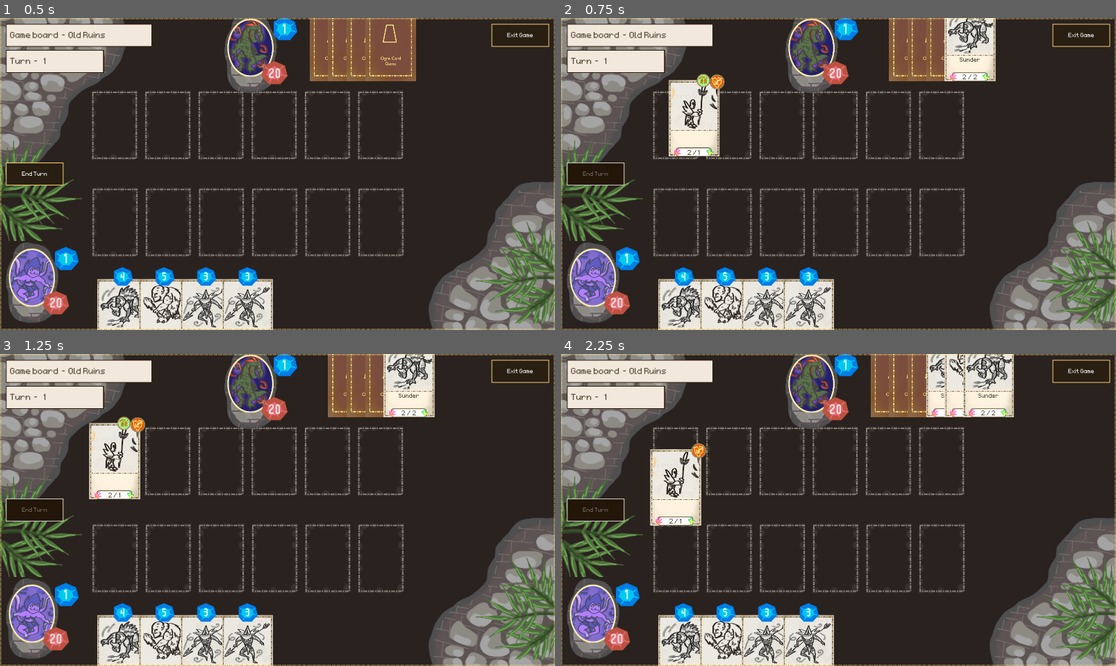
Above: before the commit, frames 1-4 (two rows, left to right).
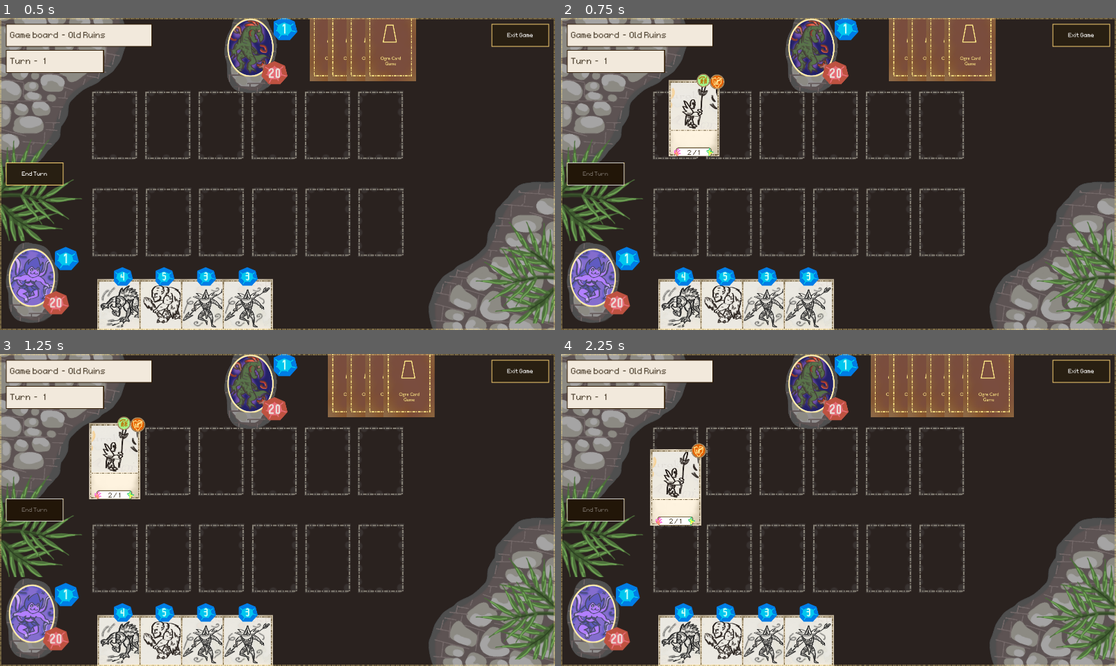
Above: after the commit, the same moments.

Repository: OttoElomaa/Godot-4-Ogre-Card-Game
Game: Godot game, scene res://GameScenes/main.tscn
The game is run twice, just before and just after one commit, with the same random seed, the same clock (stepped at 60 frames per second) and the same inputs.
Inputs (mouse positions are in pixels of both pictures, inside the frame that each line leads up to):
- Up to frame 1 (0.5 s): no input
- Up to frame 2 (0.75 s): click (594, 174) at 0.5 s
- Up to frame 3 (1.25 s): no input
- Up to frame 4 (2.25 s): click (594, 510) at 1.25 s; click (594, 510) at 2 s

Frame 1 is identical in both runs. In frame 2, 1.8% of the frame differs, in the area x 69-79%, y 0-21%; in frame 3, 1.8%; in frame 4, 3.2%, in the area x 65-82%, y 0-21%.

Commit message:
Enemy basic attack conditions, only attacks card if it has lethal on it. Attacking and defending cards have working death animations.

Diff:
--- a/Cards/card.gd
+++ b/Cards/card.gd
@@ -90,6 +90,7 @@
 
 func rest():
 	resting = true
+	$BodyAnimations/RestTimer.start()
 
 func restAndAnimate():
 	resting = true
@@ -239,13 +240,12 @@
 		$BodyAnimations.play("EnemyAttack")
 	else:
 		$BodyAnimations.play("PlayerAttack")
-	$BodyAnimations/AnimationsTimer.start()
+
 
 
 #### FOR RESTING
-func _on_animations_timer_timeout() -> void:
+func timeoutRestAnimation() -> void:
 	rotateRestingCard(true)
-
 
 #######################################################################
 
@@ -264,8 +264,8 @@
 
 
 func destroyCardOne():
-	statesDestroy()
-	$BodyAnimations.play("DestroyBoardCard")
+	if actionState == CardActionStates.DESTROYED:
+		$BodyAnimations.play("DestroyBoardCard")
 
 
 func destroyCardTwo():
--- a/Cards/card.tscn
+++ b/Cards/card.tscn
@@ -18,111 +18,6 @@
 [sub_resource type="RectangleShape2D" id="RectangleShape2D_kd3xj"]
 size = Vector2(220, 330)
 
-[sub_resource type="Animation" id="Animation_cvyu6"]
-resource_name = "EnemyAttack"
-tracks/0/type = "value"
-tracks/0/imported = false
-tracks/0/enabled = true
-tracks/0/path = NodePath("Frontside:position")
-tracks/0/interp = 1
-tracks/0/loop_wrap = true
-tracks/0/keys = {
-"times": PackedFloat32Array(0, 0.1, 0.2, 1),
-"transitions": PackedFloat32Array(1, 1, 1, 1),
-"update": 0,
-"values": [Vector2(0, 0), Vector2(0, 150), Vector2(0, 180), Vector2(0, 0)]
-}
-tracks/1/type = "value"
-tracks/1/imported = false
-tracks/1/enabled = true
-tracks/1/path = NodePath("Backside:visible")
-tracks/1/interp = 1
-tracks/1/loop_wrap = true
-tracks/1/keys = {
-"times": PackedFloat32Array(0, 1),
-"transitions": PackedFloat32Array(1, 1),
-"update": 1,
-"values": [false, true]
-}
-
-[sub_resource type="Animation" id="Animation_6ma8t"]
-resource_name = "PlayerAttack"
-tracks/0/type = "value"
-tracks/0/imported = false
-tracks/0/enabled = true
-tracks/0/path = NodePath("Frontside:position")
-tracks/0/interp = 1
-tracks/0/loop_wrap = true
-tracks/0/keys = {
-"times": PackedFloat32Array(0, 0.1, 0.2, 1),
-"transitions": PackedFloat32Array(1, 1, 1, 1),
-"update": 0,
-"values": [Vector2(0, 0), Vector2(0, -80), Vector2(0, -100), Vector2(0, 0)]
-}
-tracks/1/type = "value"
-tracks/1/imported = false
-tracks/1/enabled = true
-tracks/1/path = NodePath("Backside:visible")
-tracks/1/interp = 1
-tracks/1/loop_wrap = true
-tracks/1/keys = {
-"times": PackedFloat32Array(0, 1),
-"transitions": PackedFloat32Array(1, 1),
-"update": 1,
-"values": [false, true]
-}
-
-[sub_resource type="Animation" id="Animation_u70hd"]
-length = 0.001
-tracks/0/type = "value"
-tracks/0/imported = false
-tracks/0/enabled = true
-tracks/0/path = NodePath(".:position")
-tracks/0/interp = 1
-tracks/0/loop_wrap = true
-tracks/0/keys = {
-"times": PackedFloat32Array(0),
-"transitions": PackedFloat32Array(1),
-"update": 0,
-"values": [Vector2(0, 0)]
-}
-tracks/1/type = "value"
-tracks/1/imported = false
-tracks/1/enabled = true
-tracks/1/path = NodePath("Backside:visible")
-tracks/1/interp = 1
-tracks/1/loop_wrap = true
-tracks/1/keys = {
-"times": PackedFloat32Array(0),
-"transitions": PackedFloat32Array(1),
-"update": 1,
-"values": [true]
-}
-tracks/2/type = "value"
-tracks/2/imported = false
-tracks/2/enabled = true
-tracks/2/path = NodePath("Frontside:position")
-tracks/2/interp = 1
-tracks/2/loop_wrap = true
-tracks/2/keys = {
-"times": PackedFloat32Array(0),
-"transitions": PackedFloat32Array(1),
-"update": 0,
-"values": [Vector2(0, 0)]
-}
-tracks/3/type = "value"
-tracks/3/imported = false
-tracks/3/enabled = true
-tracks/3/path = NodePath("Frontside:modulate")
-tracks/3/interp = 1
-tracks/3/loop_wrap = true
-tracks/3/keys = {
-"times": PackedFloat32Array(0),
-"transitions": PackedFloat32Array(1),
-"update": 0,
-"values": [Color(1, 1, 1, 1)]
-}
-
 [sub_resource type="Animation" id="Animation_r3tma"]
 resource_name = "DestroyBoardCard"
 length = 2.0
@@ -175,6 +70,139 @@
 "args": [],
 "method": &"destroyCardTwo"
 }]
+}
+
+[sub_resource type="Animation" id="Animation_cvyu6"]
+resource_name = "EnemyAttack"
+tracks/0/type = "value"
+tracks/0/imported = false
+tracks/0/enabled = true
+tracks/0/path = NodePath("Frontside:position")
+tracks/0/interp = 1
+tracks/0/loop_wrap = true
+tracks/0/keys = {
+"times": PackedFloat32Array(0, 0.1, 0.2, 1),
+"transitions": PackedFloat32Array(1, 1, 1, 1),
+"update": 0,
+"values": [Vector2(0, 0), Vector2(0, 150), Vector2(0, 180), Vector2(0, 0)]
+}
+tracks/1/type = "value"
+tracks/1/imported = false
+tracks/1/enabled = true
+tracks/1/path = NodePath("Backside:visible")
+tracks/1/interp = 1
+tracks/1/loop_wrap = true
+tracks/1/keys = {
+"times": PackedFloat32Array(0, 1),
+"transitions": PackedFloat32Array(1, 1),
+"update": 1,
+"values": [false, true]
+}
+tracks/2/type = "method"
+tracks/2/imported = false
+tracks/2/enabled = true
+tracks/2/path = NodePath(".")
+tracks/2/interp = 1
+tracks/2/loop_wrap = true
+tracks/2/keys = {
+"times": PackedFloat32Array(0.9),
+"transitions": PackedFloat32Array(1),
+"values": [{
+"args": [],
+"method": &"destroyCardOne"
+}]
+}
+
+[sub_resource type="Animation" id="Animation_6ma8t"]
+resource_name = "PlayerAttack"
+tracks/0/type = "value"
+tracks/0/imported = false
+tracks/0/enabled = true
+tracks/0/path = NodePath("Frontside:position")
+tracks/0/interp = 1
+tracks/0/loop_wrap = true
+tracks/0/keys = {
+"times": PackedFloat32Array(0, 0.1, 0.2, 1),
+"transitions": PackedFloat32Array(1, 1, 1, 1),
+"update": 0,
+"values": [Vector2(0, 0), Vector2(0, -80), Vector2(0, -100), Vector2(0, 0)]
+}
+tracks/1/type = "value"
+tracks/1/imported = false
+tracks/1/enabled = true
+tracks/1/path = NodePath("Backside:visible")
+tracks/1/interp = 1
+tracks/1/loop_wrap = true
+tracks/1/keys = {
+"times": PackedFloat32Array(0, 1),
+"transitions": PackedFloat32Array(1, 1),
+"update": 1,
+"values": [false, true]
+}
+tracks/2/type = "method"
+tracks/2/imported = false
+tracks/2/enabled = true
+tracks/2/path = NodePath(".")
+tracks/2/interp = 1
+tracks/2/loop_wrap = true
+tracks/2/keys = {
+"times": PackedFloat32Array(0.9),
+"transitions": PackedFloat32Array(1),
+"values": [{
+"args": [],
+"method": &"destroyCardOne"
+}]
+}
+
+[sub_resource type="Animation" id="Animation_u70hd"]
+length = 0.001
+tracks/0/type = "value"
+tracks/0/imported = false
+tracks/0/enabled = true
+tracks/0/path = NodePath(".:position")
+tracks/0/interp = 1
+tracks/0/loop_wrap = true
+tracks/0/keys = {
+"times": PackedFloat32Array(0),
+"transitions": PackedFloat32Array(1),
+"update": 0,
+"values": [Vector2(0, 0)]
+}
+tracks/1/type = "value"
+tracks/1/imported = false
+tracks/1/enabled = true
+tracks/1/path = NodePath("Backside:visible")
+tracks/1/interp = 1
+tracks/1/loop_wrap = true
+tracks/1/keys = {
+"times": PackedFloat32Array(0),
+"transitions": PackedFloat32Array(1),
+"update": 1,
+"values": [true]
+}
+tracks/2/type = "value"
+tracks/2/imported = false
+tracks/2/enabled = true
+tracks/2/path = NodePath("Frontside:position")
+tracks/2/interp = 1
+tracks/2/loop_wrap = true
+tracks/2/keys = {
+"times": PackedFloat32Array(0),
+"transitions": PackedFloat32Array(1),
+"update": 0,
+"values": [Vector2(0, 0)]
+}
+tracks/3/type = "value"
+tracks/3/imported = false
+tracks/3/enabled = true
+tracks/3/path = NodePath("Frontside:modulate")
+tracks/3/interp = 1
+tracks/3/loop_wrap = true
+tracks/3/keys = {
+"times": PackedFloat32Array(0),
+"transitions": PackedFloat32Array(1),
+"update": 0,
+"values": [Color(1, 1, 1, 1)]
 }
 
 [sub_resource type="AnimationLibrary" id="AnimationLibrary_wrqsm"]
@@ -315,9 +343,9 @@
 &"": SubResource("AnimationLibrary_wrqsm")
 }
 
-[node name="AnimationsTimer" type="Timer" parent="BodyAnimations"]
+[node name="RestTimer" type="Timer" parent="BodyAnimations"]
 one_shot = true
 
 [connection signal="mouse_entered" from="Area2D" to="." method="_on_area_2d_mouse_entered"]
 [connection signal="mouse_exited" from="Area2D" to="." method="_on_area_2d_mouse_exited"]
-[connection signal="timeout" from="BodyAnimations/AnimationsTimer" to="." method="_on_animations_timer_timeout"]
+[connection signal="timeout" from="BodyAnimations/RestTimer" to="." method="timeoutRestAnimation"]
--- a/GameScenes/battle_system.gd
+++ b/GameScenes/battle_system.gd
@@ -160,23 +160,27 @@
 	endAttackState()
 
 
+#### BTW, PlayAttackAnimation CALLS THE CARD DESTROY COMMAND
 func handleEnemyAttackPlayer(attackCard: Card):
 
 	var c = attackCard
 
-	#### PLAYER HAS BLOCKERS, ATTACK FIRST BLOCKER
-	var blockers = cardsManager.getPlayerBlockers()
-	if blockers.size() > 0:
-		var target = blockers[0]
+	#### PLAYER HAS BLOCKERS, FIND KILLABLE BLOCKER
+	var blockers:Array = cardsManager.getPlayerBlockers()
+	var target:Card = null
+	for other in blockers:
+		if c.checkHasLethal(other):
+			target = other
+
+	#### TARGET FOUND, ATTACK TARGET CARD
+	if target:
 		#### IF ATTACKER DESTROYED, NO ANIMATIONS
-		if resolveAttack(c, target):
-			pass
-		else:
-			c.playAttackAnimation()
+		c.playAttackAnimation()
+		if not resolveAttack(c, target):
 			c.rest()
 
 	#### NO BLOCKERS, ATTACK PLAYER
-	else:
+	elif blockers.is_empty():
 		playerHealth -= c.damage
 		c.playAttackAnimation()
 		c.rest()
@@ -224,7 +228,7 @@
 	if attackCard.takeDamageAndCheckLethal(targetCard):
 		cardsToDestroy.append(attackCard)
 
-	#### DON'T ANIMATE DESTROYED ATTACKER
+	#### DON'T REST-ANIMATE DESTROYED ATTACKER CARD
 	var attackerDestroyed := false
 	if attackCard in cardsToDestroy:
 		attackerDestroyed = true
@@ -234,7 +238,13 @@
 	#### HANDLE DESTROYING THE CARDS THAT TOOK LETHAL DAMAGE
 	for c:Card in cardsToDestroy:
 		c.mySlot.isAvailable = true
-		c.destroyCardOne()
+		#c.destroyCardOne()
+		c.statesDestroy()
+
+	#### PROCESS TARGET CARD'S STATUS
+	if targetCard in cardsToDestroy:
+		targetCard.destroyCardOne()
+
 
 	return attackerDestroyed
 
--- a/GameScenes/cards_manager.gd
+++ b/GameScenes/cards_manager.gd
@@ -266,6 +266,7 @@
 	wakeBoardCards($EnemyBoard)
 	var newCard = drawCard($EnemyHand)
 	newCard.toggleEnemyStatus(true)
+	newCard.toggleFrontSide(false)
 	updateHandCardsVisuals()
 
 
--- a/GameScenes/main.tscn
+++ b/GameScenes/main.tscn
@@ -17,6 +17,7 @@
 [ext_resource type="StyleBox" path="res://PanelStyles/EmptyStyleBox.tres" id="9_7ijru"]
 [ext_resource type="Texture2D" uid="uid://d0a382rqeqt5t" path="res://Art/BoardComponents/game-mana-health-holder-texture-v2.png" id="10_2brjh"]
 [ext_resource type="LabelSettings" uid="uid://ejet2eg4in1i" path="res://Fonts/LabelSetHeaderHealth.tres" id="11_jh5rg"]
+[ext_resource type="LabelSettings" uid="uid://df882tsfd50yb" path="res://Fonts/LabelSettingYellowHeaderFont.tres" id="12_c0uhk"]
 [ext_resource type="LabelSettings" uid="uid://bujre4bd418t" path="res://Fonts/LabelSetHeaderMana.tres" id="12_hffy6"]
 [ext_resource type="LabelSettings" uid="uid://bybi82ik7ric5" path="res://Fonts/LabelSettingSmallFontFaintGrey.tres" id="19_47kpv"]
 
@@ -120,6 +121,41 @@
 [node name="Leaves2" type="Sprite2D" parent="Visuals/Scenery"]
 position = Vector2(2211, 1071)
 texture = ExtResource("5_47kpv")
+
+[node name="YourTurnPopup" type="Node2D" parent="Visuals"]
+
+[node name="Canvas" type="CanvasLayer" parent="Visuals/YourTurnPopup"]
+visible = false
+
+[node name="PopupPanel" type="PanelContainer" parent="Visuals/YourTurnPopup/Canvas"]
+custom_minimum_size = Vector2(150, 80)
+anchors_preset = 8
+anchor_left = 0.5
+anchor_top = 0.5
+anchor_right = 0.5
+anchor_bottom = 0.5
+offset_left = -75.0
+offset_top = -40.0
+offset_right = 75.0
+offset_bottom = 40.0
+grow_horizontal = 2
+grow_vertical = 2
+scale = Vector2(2, 2)
+size_flags_horizontal = 4
+size_flags_vertical = 8
+theme_override_styles/panel = ExtResource("5_hys5q")
+
+[node name="Label" type="Label" parent="Visuals/YourTurnPopup/Canvas/PopupPanel"]
+texture_filter = 1
+layout_mode = 2
+text = "Your turn!"
+label_settings = ExtResource("12_c0uhk")
+horizontal_alignment = 1
+
+[node name="CastButton" type="Button" parent="Visuals/YourTurnPopup/Canvas/PopupPanel"]
+layout_mode = 2
+theme_override_styles/hover = ExtResource("8_2brjh")
+theme_override_styles/normal = ExtResource("9_7ijru")
 
 [node name="BattleSystem" type="Node2D" parent="."]
 script = ExtResource("2_8jxey")
Not shown: 1 places in GameScenes/main.tscn that only renumber resources
